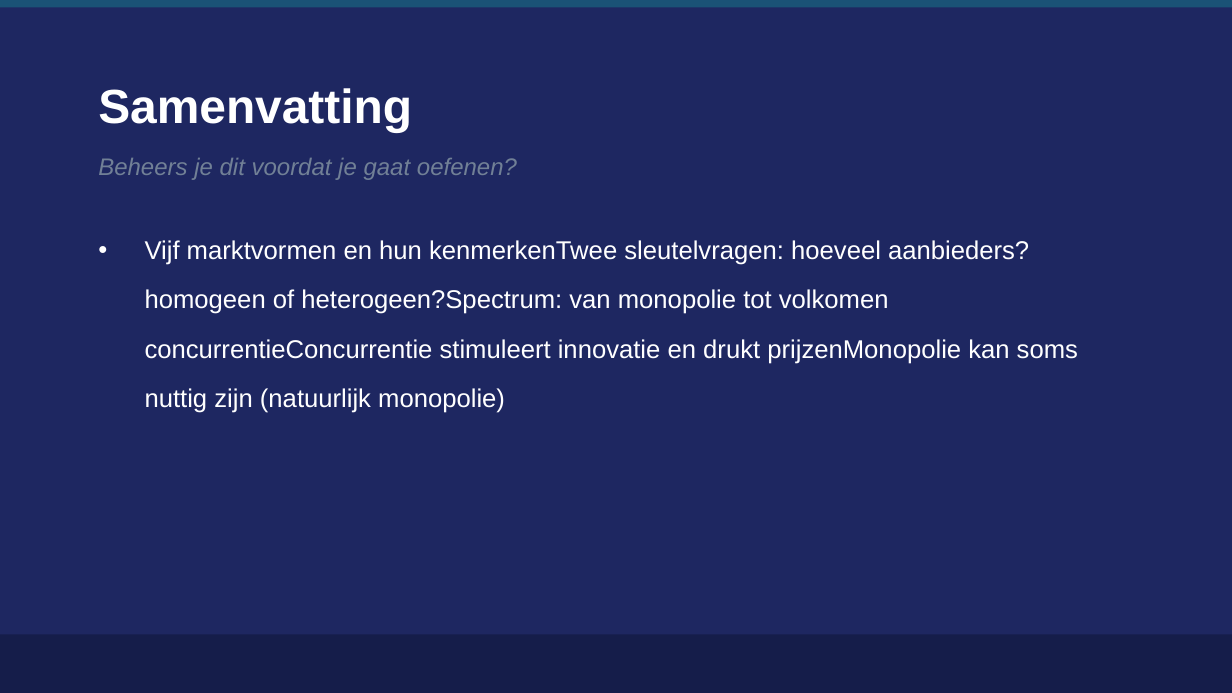
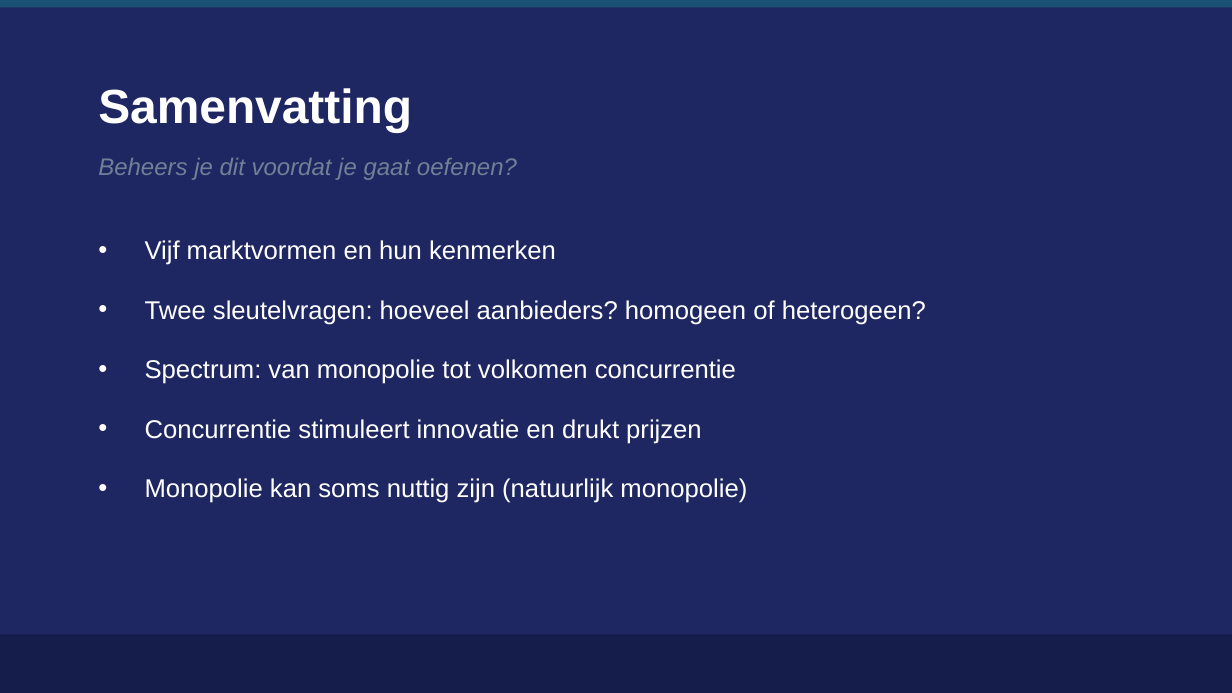
Before and after one commit to meijer1973/economie-vwo4-m3, a slide deck: slide 8 of 3.1 Hoofdstuk 1 - Markten/3.1.2 Paragraaf 2 - Marktvormen/2. Leren/3.1.2 Marktvormen – presentatie.pptx. Drawn at 1232x693 pixels with LibreOffice and Linux fonts; fonts in the diff are those of the drawing. Boxes give left, top, right and bottom in pixels: in the first picture for what was removed or moved away, otherwise in the second. Text is boxed around its words. In the diff, an @@ line names an element or a change of style, - is before the commit and + after.

```diff
--- a/3.1 Hoofdstuk 1 - Markten/3.1.2 Paragraaf 2 - Marktvormen/2. Leren/3.1.2 Marktvormen – presentatie.pptx
+++ b/3.1 Hoofdstuk 1 - Markten/3.1.2 Paragraaf 2 - Marktvormen/2. Leren/3.1.2 Marktvormen – presentatie.pptx
@@ text at [145,240,926,503]: text changed @@
-• Vijf marktvormen en hun kenmerkenTwee sleutelvragen: hoeveel aanbieders? homogeen of heterogeen?Spectrum: van monopolie tot volkomen concurrentieConcurrentie stimuleert innovatie en drukt prijzenMonopolie kan soms nuttig zijn (natuurlijk monopolie)
+• Vijf marktvormen en hun kenmerken
+• Twee sleutelvragen: hoeveel aanbieders? homogeen of heterogeen?
+• Spectrum: van monopolie tot volkomen concurrentie
+• Concurrentie stimuleert innovatie en drukt prijzen
+• Monopolie kan soms nuttig zijn (natuurlijk monopolie)
```
Also in this commit, not shown: 1 other slide changed, 19 other files.
